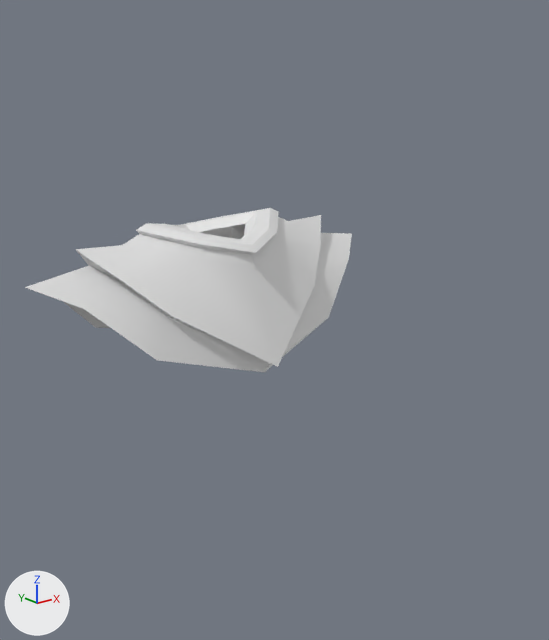
The Blender file Assets/Art (Non-Loadable)/Models/TempBasicRobot.blend, before and after one commit.
One viewpoint serves both versions: a 50 mm camera at (-2.2, -3.27, 3.78) aimed at (0.33, -0.11, 2.52). Every picture has the same lights, and +X, +Y and +Z are marked at lower left.

The first picture shows 'ShoulderPlates'.
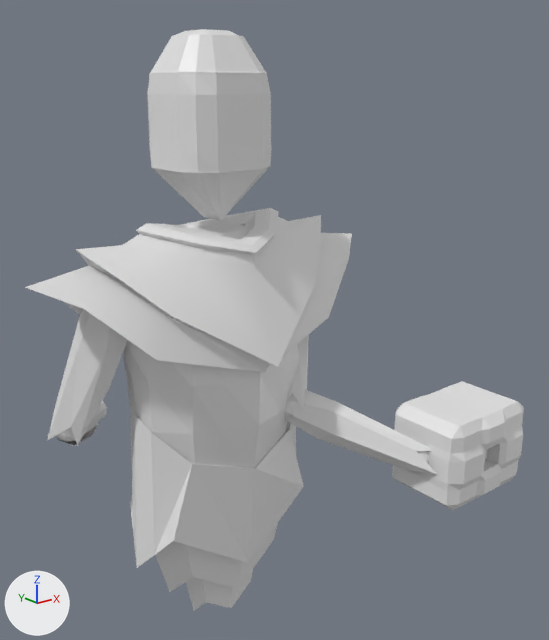
Where the newer file only moved an object's origin or applied its transform, the numbers keep the older frame.

What differs and where, as boxes (x1, y1, x2, y2) in the pictures (549 x 640 px):
'Skirt', shown: after (130, 415, 304, 610)
'Head', shown: after (147, 29, 271, 221)
'Torso', shown: after (123, 223, 299, 468)
'Cube', shown: after (392, 381, 524, 510)
'UpperPlate.001', shown: after (47, 309, 127, 446)
'ForePlate', shown: after (285, 390, 437, 475)
'UpperPlate', shown: after (285, 336, 308, 410)
'ForeArm.001', shown: after (84, 404, 105, 434)
'Elbow.001', shown: after (56, 427, 86, 442)
'ForePlate.001', now drawn: after (58, 424, 99, 446)
'Elbow', shown: after (284, 398, 293, 419)
'Palm', shown: after (417, 451, 429, 463)
'UpperArm', shown: after (291, 335, 309, 396)
'Palm.001', shown: after (100, 401, 107, 420)

Patch to the scene script:
```diff
--- a/Assets/Art (Non-Loadable)/Models/TempBasicRobot.blend.py
+++ b/Assets/Art (Non-Loadable)/Models/TempBasicRobot.blend.py
@@ me_plane_004 @@
 # used by ob_upperplate_001; parent = ob_shoulder_002; location = (0.542, 0.0, 2.789)
-me_plane_004.from_pydata(...)  # 15 vertices, 10 faces; spans x -0.027..0.332, y -0.14..0.392, z -0.805..0.077
+me_plane_004.from_pydata(...)  # 15 vertices, 10 faces; spans x -0.027..0.332, y -0.392..0.14, z -0.805..0.077
+# me_plane_004 part 1: the whole mesh is rebuilt
@@ ob_head @@
 ob_head.location = (0.0, 0.0, 3.541)
-ob_head.hide_set(True)
@@ ob_torso @@
 ob_torso.location = (0.0, 0.0, 1.362)
-ob_torso.hide_set(True)
@@ ob_skirt @@
 ob_skirt.location = (0.0, 0.0, 1.362)
-ob_skirt.hide_set(True)
@@ ob_cube @@
 ob_cube.location = (0.0, 0.838, 1.813)
-ob_cube.hide_set(True)
@@ ob_shoulder @@
 ob_shoulder.location = (0.542, 0.0, 2.789)
+ob_shoulder.rotation_euler = (0.0, 0.0, 3.142)  # degrees (0, 0, 180)
 ob_shoulder.hide_set(True)
@@ ob_upperplate @@
 ob_upperplate.location = (0.542, 0.0, 2.789)
-ob_upperplate.hide_set(True)
@@ ob_upperarm @@
 ob_upperarm.location = (0.542, 0.0, 2.789)
-ob_upperarm.hide_set(True)
@@ ob_palm @@
 ob_palm.location = (0.342, 0.834, 1.83)
-ob_palm.hide_set(True)
@@ ob_foreplate @@
 ob_foreplate.location = (0.752, 0.265, 2.06)
-ob_foreplate.hide_set(True)
@@ ob_elbow @@
 ob_elbow.location = (0.752, 0.265, 2.06)
-ob_elbow.hide_set(True)
@@ ob_shoulder_002 @@
 ob_shoulder_002.location = (-0.542, 0.0, 2.789)
-ob_shoulder_002.scale = (-1.0, 1.0, 1.0)
+ob_shoulder_002.rotation_euler = (0.0, 0.0, 3.142)  # degrees (0, 0, 180)
 ob_shoulder_002.hide_set(True)
@@ ob_elbow_001 @@
 ob_elbow_001.matrix_parent_inverse = Matrix(((1.0, 0.0, 0.0, -0.542), (0.0, 1.0, 0.0, 0.0), (0.0, 0.0, 1.0, -2.789), (0.0, 0.0, 0.0, 1.0)))
-ob_elbow_001.location = (0.752, 0.265, 2.06)
-ob_elbow_001.hide_set(True)
+ob_elbow_001.location = (0.752, -0.265, 2.06)
@@ ob_forearm_001 @@
 ob_forearm_001.matrix_parent_inverse = Matrix(((1.0, 0.0, 0.0, -0.542), (0.0, 1.0, 0.0, 0.0), (0.0, 0.0, 1.0, -2.789), (0.0, 0.0, 0.0, 1.0)))
-ob_forearm_001.location = (0.752, 0.265, 2.06)
-ob_forearm_001.hide_set(True)
+ob_forearm_001.location = (0.752, -0.265, 2.06)
@@ ob_palm_001 @@
 ob_palm_001.location = (0.342, 0.834, 1.83)
-ob_palm_001.hide_set(True)
@@ ob_upperplate_001 @@
 ob_upperplate_001.location = (0.542, 0.0, 2.789)
-ob_upperplate_001.hide_set(True)
```
